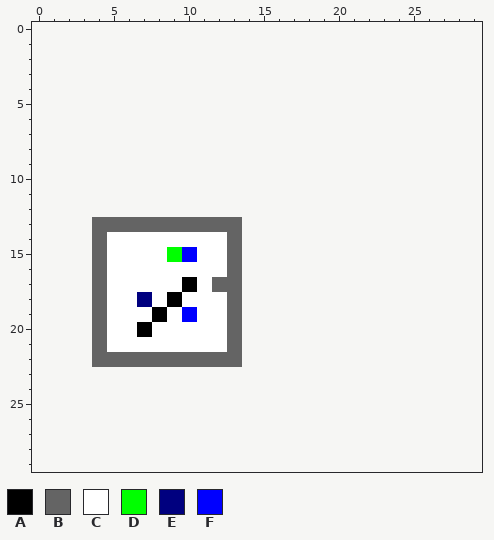
One commit to this pixel-art sprite: desktop/level.png. Above, as it was before the edit.
The file is 10x10 pixels. The old version is drawn lined up with the new one, on the new canvas.
Palette (. is transparent): A #000000  B #646464  C #ffffff  D #00ff00  E #00007f  F #0000ff
Pixels before, first column x 4:
13 BBBBBBBBBB
14 BCCCCCCCCB
15 BCCCCDFCCB
16 BCCCCCCCCB
17 BCCCCCACBB
18 BCCECACCCB
19 BCCCACFCCB
20 BCCACCCCCB
21 BCCCCCCCCB
22 BBBBBBBBBB
Once edited:
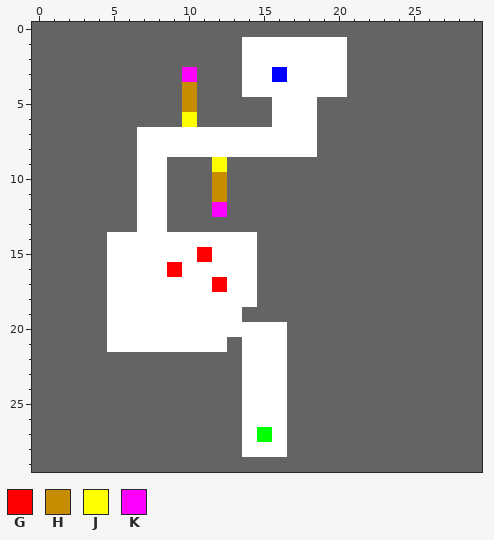
Colours new in this view: G #ff0000  H #c88c00  J #ffff00  K #ff00ff
What changed:
canvas 10x10 -> 30x30, the old top-left corner now at 4,13
Changed rows in their new state; - is an unchanged pixel.
first column x 0:
 0 BBBBBBBBBBBBBBBBBBBBBBBBBBBBBB
 1 BBBBBBBBBBBBBBCCCCCCCBBBBBBBBB
 2 BBBBBBBBBBBBBBCCCCCCCBBBBBBBBB
 3 BBBBBBBBBBKBBBCCFCCCCBBBBBBBBB
 4 BBBBBBBBBBHBBBCCCCCCCBBBBBBBBB
 5 BBBBBBBBBBHBBBBBCCCBBBBBBBBBBB
 6 BBBBBBBBBBJBBBBBCCCBBBBBBBBBBB
 7 BBBBBBBCCCCCCCCCCCCBBBBBBBBBBB
 8 BBBBBBBCCCCCCCCCCCCBBBBBBBBBBB
 9 BBBBBBBCCBBBJBBBBBBBBBBBBBBBBB
10 BBBBBBBCCBBBHBBBBBBBBBBBBBBBBB
11 BBBBBBBCCBBBHBBBBBBBBBBBBBBBBB
12 BBBBBBBCCBBBKBBBBBBBBBBBBBBBBB
13 BBBB---CC-----BBBBBBBBBBBBBBBB
14 BBBB---------CCBBBBBBBBBBBBBBB
15 BBBB-----CCG-CCBBBBBBBBBBBBBBB
16 BBBB-----G---CCBBBBBBBBBBBBBBB
17 BBBB------C-GCCBBBBBBBBBBBBBBB
18 BBBB---C-C---CCBBBBBBBBBBBBBBB
19 BBBB----C-C--CBBBBBBBBBBBBBBBB
20 BBBB---C-----CCCCBBBBBBBBBBBBB
21 BBBB----------CCCBBBBBBBBBBBBB
22 BBBB----------CCCBBBBBBBBBBBBB
23 BBBBBBBBBBBBBBCCCBBBBBBBBBBBBB
24 BBBBBBBBBBBBBBCCCBBBBBBBBBBBBB
25 BBBBBBBBBBBBBBCCCBBBBBBBBBBBBB
26 BBBBBBBBBBBBBBCCCBBBBBBBBBBBBB
27 BBBBBBBBBBBBBBCDCBBBBBBBBBBBBB
28 BBBBBBBBBBBBBBCCCBBBBBBBBBBBBB
29 BBBBBBBBBBBBBBBBBBBBBBBBBBBBBB
Changed places in both pictures, as pixel boxes (x1, y1, x2, y2):
changed: (32, 22, 482, 472)
